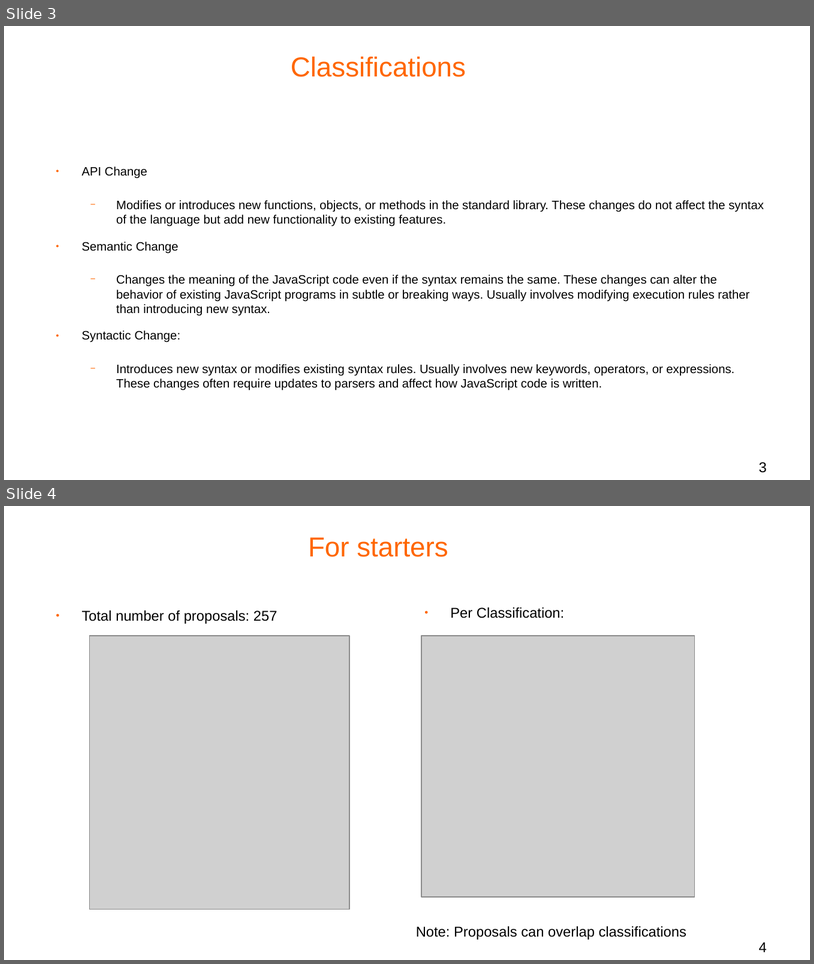
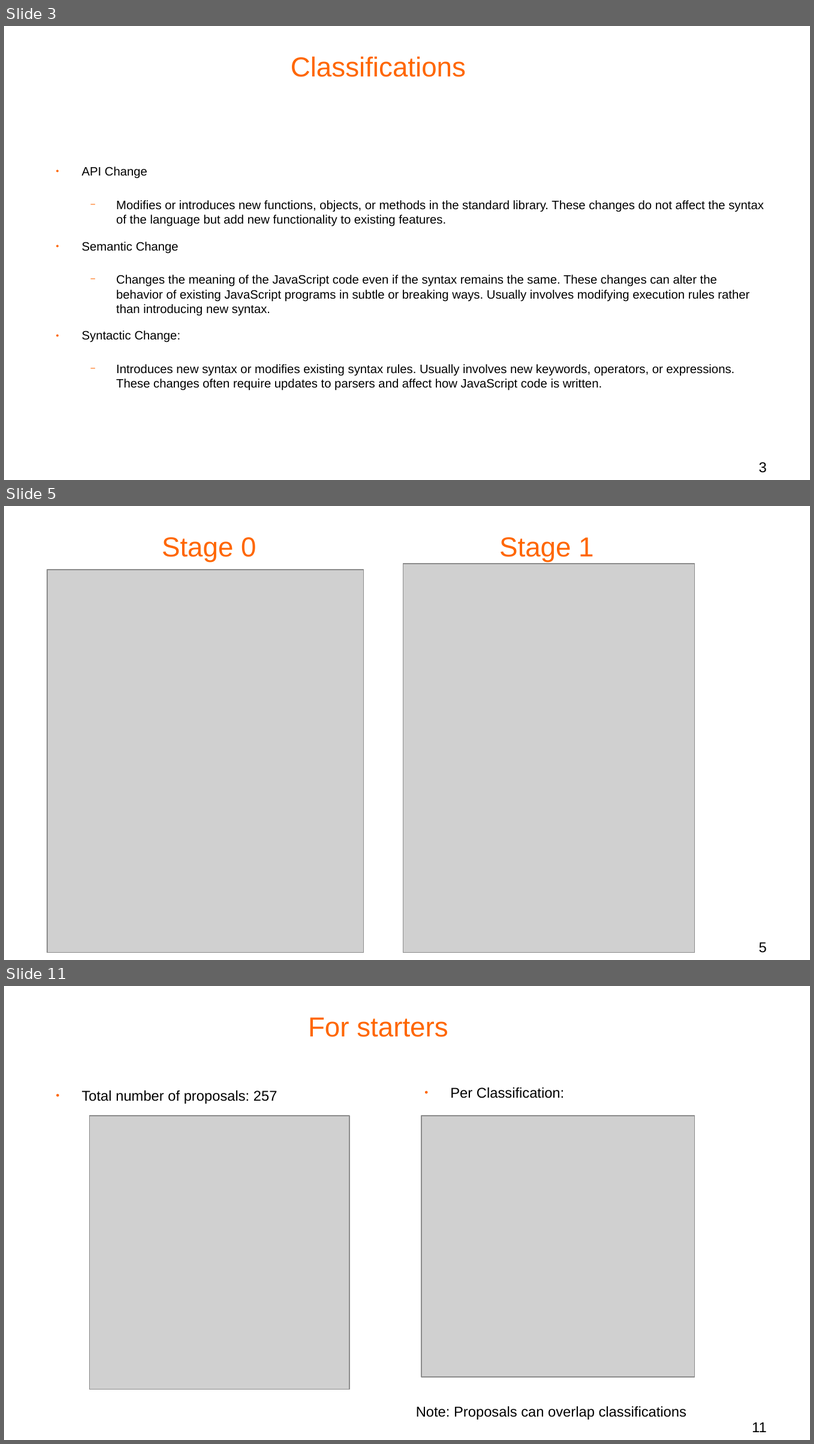
Before and after one commit to bldl/js-proposals, a slide deck: Data Analysis/Presentation/tc39 proposals observations.odp. Shown one above the other, each under a label of ours: slides 3 and 4 before the commit, slides 3, 5 and 11 after it; the slides between them are not shown. The pictures are 814x964 and 814x1444 pixels, drawn with LibreOffice and Linux fonts; fonts in the diff are those of the drawing; grey boxes stand for pictures; background and template pictures are left out. Boxes give left, top, right and bottom in pixels: in the first picture for what was removed or moved away, otherwise in the second. Text is boxed around its words. In the diff, an @@ line names an element or a change of style, - is before the commit and + after.

```diff
--- a/Data Analysis/Presentation/tc39 proposals observations.odp
+++ b/Data Analysis/Presentation/tc39 proposals observations.odp
@@ slide 5 added at box(4, 506, 810, 960), background #FFFFFF @@
@@ title added at box(162, 537, 594, 562), 27 pt, text #FF6600 @@
+Stage 0 Stage 1
@@ picture added at box(47, 570, 364, 952) @@
@@ picture added at box(404, 564, 696, 953) @@
@@ page number added at box(759, 942, 767, 952), 14 pt, text #000000 @@
+5
@@ what was slide 4 is now slide 11 @@
@@ page number at box(752, 1422, 767, 1432): text changed @@
-4
+11
```
Also in this commit, not shown: 2 slides changed, 11 other slides added, 1 slide removed, 55 other files.
